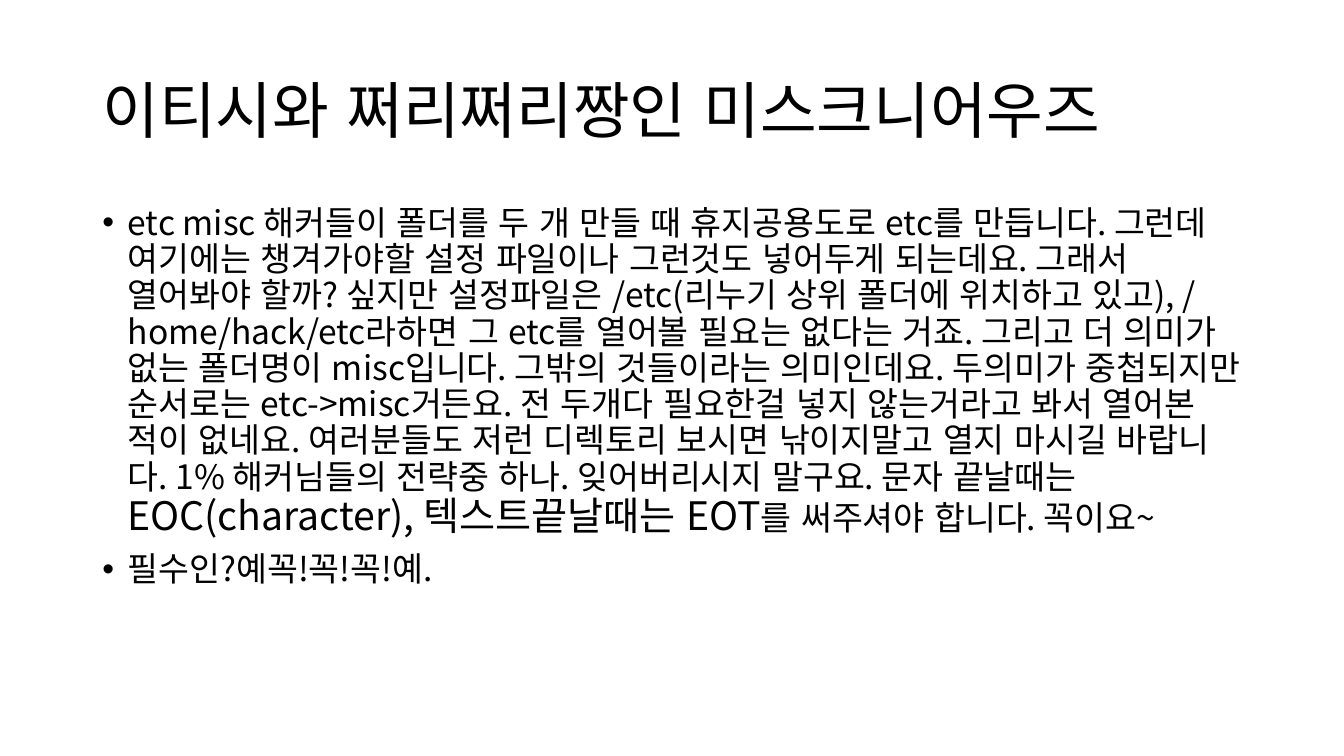
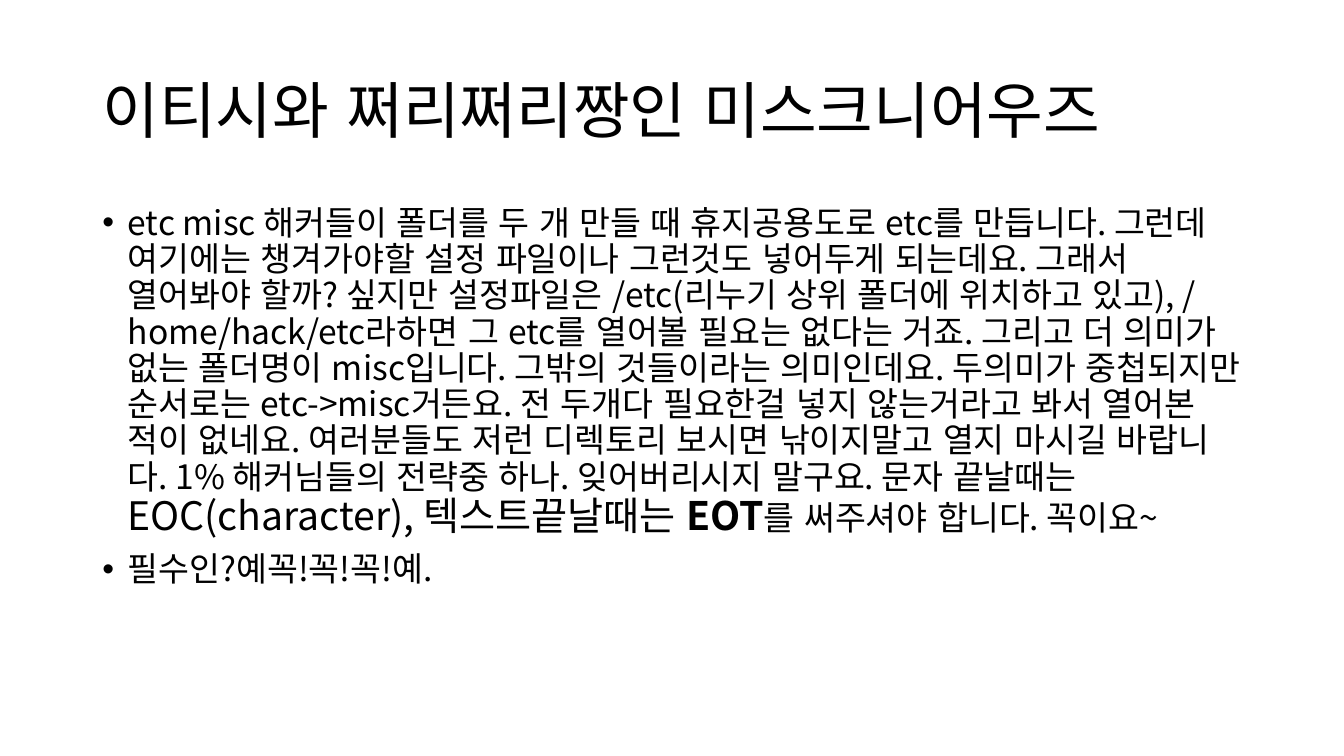
Before and after one commit to tkopppop/CveSs, a slide deck: slide 7 of 천리안적인정경주의혜안.pptx. Drawn at 1344x756 pixels with LibreOffice and Linux fonts; fonts in the diff are those of the drawing. Boxes give left, top, right and bottom in pixels: in the first picture for what was removed or moved away, otherwise in the second. Text is boxed around its words. In the diff, an @@ line names an element or a change of style, - is before the commit and + after.

```diff
--- a/천리안적인정경주의혜안.pptx
+++ b/천리안적인정경주의혜안.pptx
@@ text at (128, 207, 1240, 538): bold on in "EOT를" @@
```
Also in this commit, not shown: 4 other slides changed.
